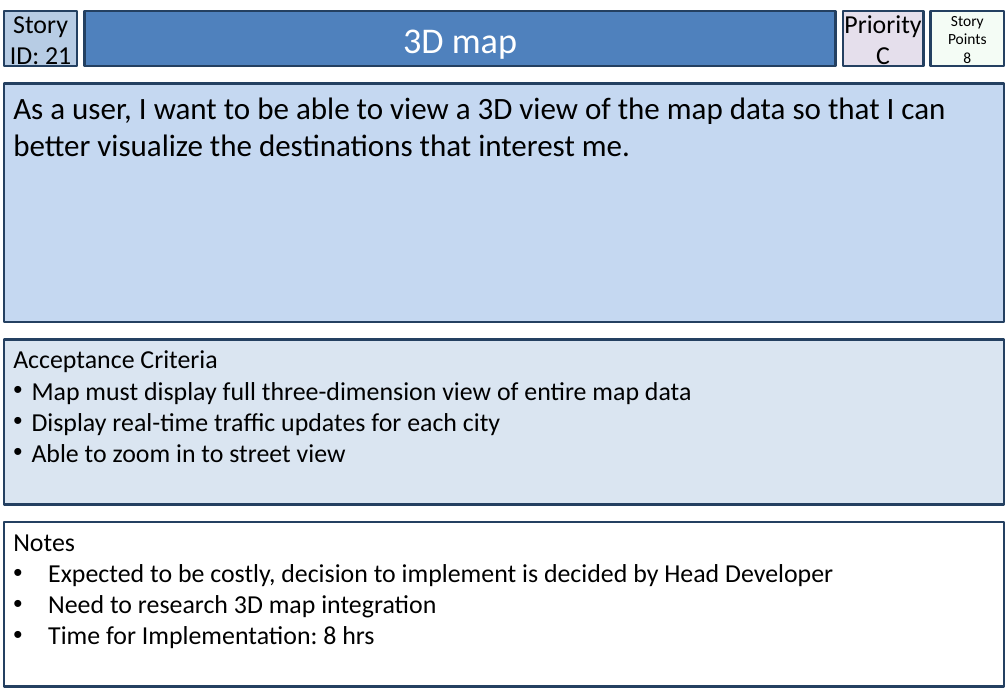
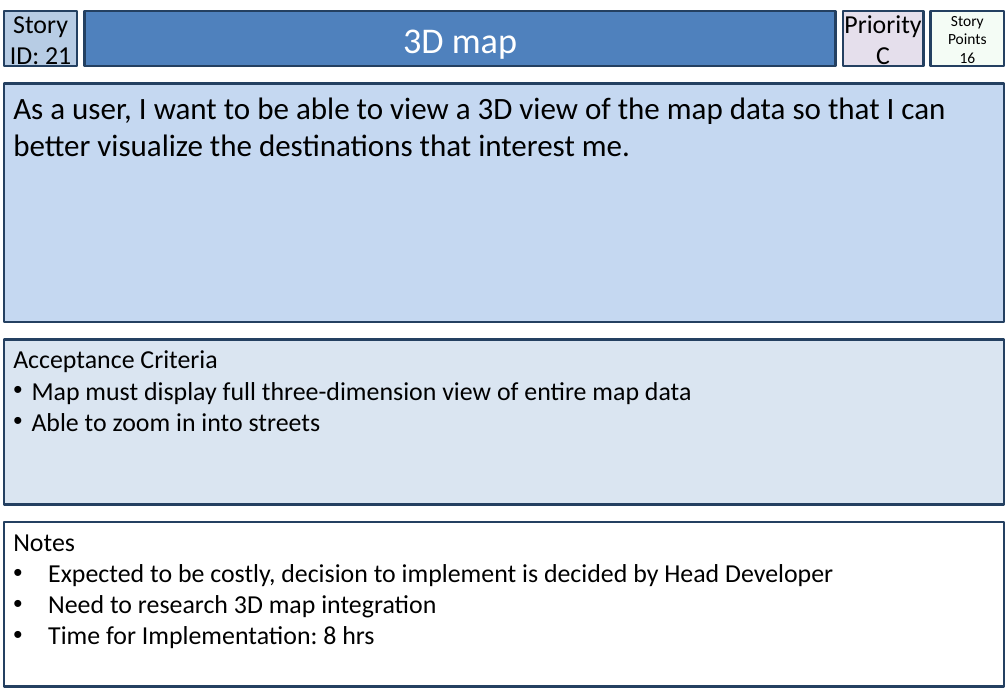
Before and after one commit to Nagarius/Phoenix, a slide deck: slide 22 of Doc/SCRUM documents/StoryCards_Smart_City_TeamPhoenix.pptx. Drawn at 1008x698 pixels with LibreOffice and Linux fonts; fonts in the diff are those of the drawing. Boxes give left, top, right and bottom in pixels: in the first picture for what was removed or moved away, otherwise in the second. Text is boxed around its words. In the diff, an @@ line names an element or a change of style, - is before the commit and + after.

```diff
--- a/Doc/SCRUM documents/StoryCards_Smart_City_TeamPhoenix.pptx
+++ b/Doc/SCRUM documents/StoryCards_Smart_City_TeamPhoenix.pptx
@@ text in rectangle at <box>960,52,976,67</box>: text changed @@
-8
+16
@@ text in rectangle at <box>32,413,321,431</box>: text changed @@
-• Display real-time traffic updates for each city
-• Able to zoom in to street view
+• Able to zoom in into streets
```
Also in this commit, not shown: 15 other slides changed.
